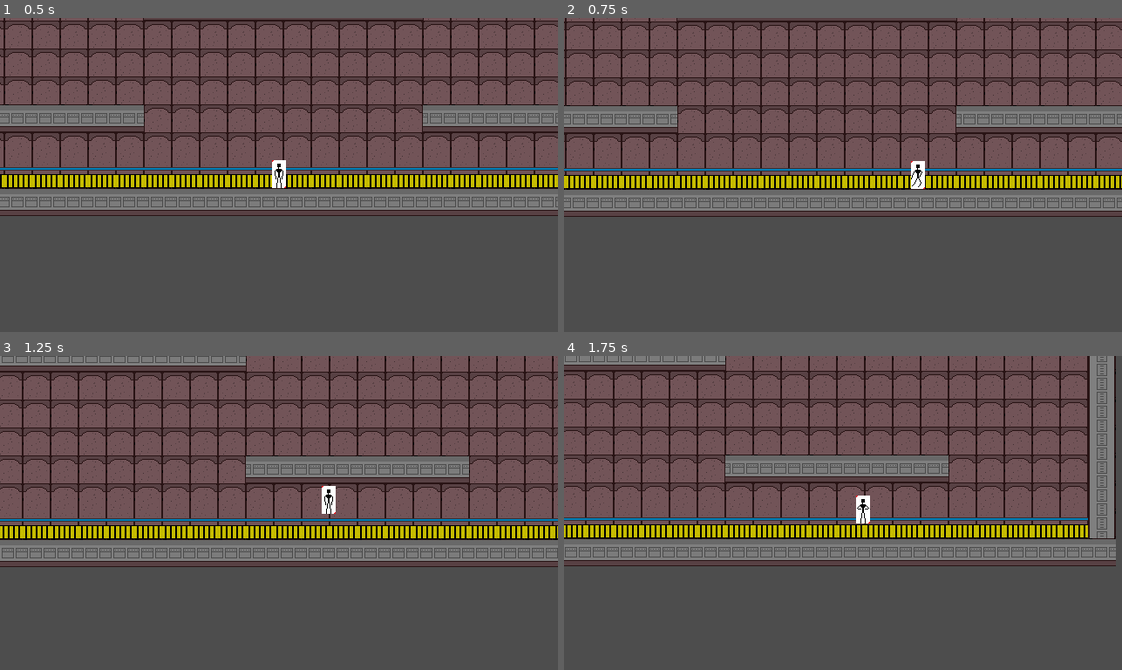
Above: before the commit, frames 1-4 (two rows, left to right).
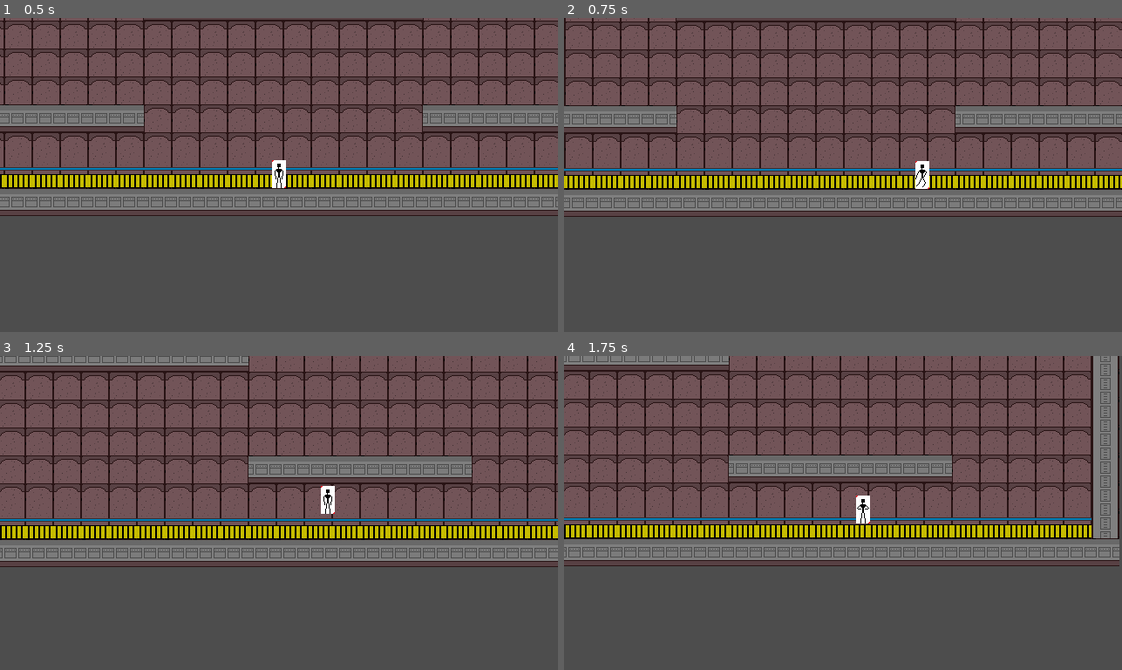
Above: after the commit, the same moments.

Repository: Daxin18/AugmentedUnit
Game: Godot game, scene res://PoC/everything_goes_here/Level.tscn
Two runs of this game, one before a commit and one after it. Both use one fixed random seed, a clock stepped at 60 frames per second and the inputs below. The project has no main scene, so this scene is started directly.
Inputs:
- Up to frame 1 (0.5 s): no input
- Up to frame 2 (0.75 s): hold D (move_right) from 0.53 s (still down); tap Shift (dash) at 0.6 s
- Up to frame 3 (1.25 s): keep holding D (move_right); tap Space (jump) at 0.77, 1.07 s; tap E (interact) at 0.8 s
- Up to frame 4 (1.75 s): keep holding D (move_right); tap E (interact) at 1.35 s; tap Space (jump) at 1.52 s; tap Q (scream) at 1.55 s

Frame 1 is identical in both runs. In frame 2, 7.8% of the frame differs, in the area x 0-100%, y 0-61%; in frame 3, 13%; in frame 4, 14%, in the area x 0-100%, y 0-67%.

Commit message:
Add logs

Diff:
--- a/PoC/everything_goes_here/Level.tscn
+++ b/PoC/everything_goes_here/Level.tscn
@@ -2,7 +2,7 @@
 
 [ext_resource type="Texture2D" uid="uid://cvm3tkwl5b4g4" path="res://PoC/everything_goes_here/test_wall_tiles.png" id="1_jhkw7"]
 [ext_resource type="Script" path="res://PoC/everything_goes_here/random_experiment.gd" id="1_jj3s0"]
-[ext_resource type="PackedScene" uid="uid://b3jcbdf3ri0vt" path="res://PoC/everything_goes_here/Log.tscn" id="3_ffrkd"]
+[ext_resource type="PackedScene" uid="uid://b7ip5pqsecna4" path="res://src/scenes/entities/Log.tscn" id="3_qx6gr"]
 [ext_resource type="PackedScene" uid="uid://bpvk8s82bk4rf" path="res://src/scenes/entities/Player.tscn" id="4_tp41g"]
 
 [sub_resource type="TileSetAtlasSource" id="TileSetAtlasSource_ca041"]
@@ -77,8 +77,12 @@
 layer_1/name = "Texture"
 layer_1/tile_data = PackedInt32Array(1179649, 0, 0, 1179650, 0, 0, 1179651, 0, 0, 1179652, 0, 0, 1179653, 0, 0, 1179654 …(16622 unchanged characters)…
 
-[node name="Log" parent="." instance=ExtResource("3_ffrkd")]
-position = Vector2(943, 129)
+[node name="DOGLOG" parent="." instance=ExtResource("3_qx6gr")]
+position = Vector2(-238, -78)
+
+[node name="Log" parent="." instance=ExtResource("3_qx6gr")]
+position = Vector2(945, 125)
+id = 1
 
 [node name="Player2" parent="." instance=ExtResource("4_tp41g")]
 position = Vector2(540, 597)
--- a/PoC/everything_goes_here/Log.gd
+++ b/PoC/everything_goes_here/Log.gd
@@ -1,5 +1,5 @@
 extends Node2D
-class_name Log
+class_name OBSOLETE_Log
 
 var is_for_deletion: = false
 
--- a/PoC/everything_goes_here/random_experiment.gd
+++ b/PoC/everything_goes_here/random_experiment.gd
@@ -2,5 +2,5 @@
 
 func _ready():
 	# this should be in some global setup
-	# prevents jittering when moving pixel art too fast
+	# prevents jittering that occurs when moving pixel art too fast
 	Engine.max_fps = 60
--- a/project.godot
+++ b/project.godot
@@ -54,6 +54,13 @@
 ]
 }
 
+[layer_names]
+
+2d_physics/layer_1="Player"
+2d_physics/layer_2="Interactable"
+2d_physics/layer_3="Enemies"
+2d_physics/layer_4="Terrain"
+
 [rendering]
 
 textures/canvas_textures/default_texture_filter=0
--- /dev/null
+++ b/src/scenes/entities/Log.tscn
@@ -0,0 +1,17 @@
+[gd_scene load_steps=4 format=3 uid="uid://b7ip5pqsecna4"]
+
+[ext_resource type="Texture2D" uid="uid://c5n1ka4fqe1xp" path="res://src/assets/entities/log/tmp_log.png" id="1_3tkq7"]
+[ext_resource type="Script" path="res://src/scripts/entities/Log/Log.gd" id="1_qnpux"]
+
+[sub_resource type="CircleShape2D" id="CircleShape2D_5h3rg"]
+radius = 8.06226
+
+[node name="Log" type="StaticBody2D"]
+collision_layer = 2
+script = ExtResource("1_qnpux")
+
+[node name="Sprite2D" type="Sprite2D" parent="."]
+texture = ExtResource("1_3tkq7")
+
+[node name="CollisionShape2D" type="CollisionShape2D" parent="."]
+shape = SubResource("CircleShape2D_5h3rg")
--- a/src/scenes/entities/Player.tscn
+++ b/src/scenes/entities/Player.tscn
@@ -1,9 +1,10 @@
-[gd_scene load_steps=21 format=3 uid="uid://bpvk8s82bk4rf"]
+[gd_scene load_steps=23 format=3 uid="uid://bpvk8s82bk4rf"]
 
 [ext_resource type="Script" path="res://src/scripts/entities/Player/Player.gd" id="1_6wu35"]
 [ext_resource type="Script" path="res://src/scripts/common/StateMachine/StateMachine.gd" id="2_nlji6"]
 [ext_resource type="Script" path="res://src/scripts/entities/Player/States/state_idle.gd" id="3_3m83i"]
-[ext_resource type="Script" path="res://src/scripts/entities/Player/PlayerStatesCommonLogic.gd" id="3_hejp5"]
+[ext_resource type="Script" path="res://src/scripts/entities/Player/PlayerCommonStateLogic.gd" id="3_42ijn"]
+[ext_resource type="Script" path="res://src/scripts/entities/Player/PlayerInteractionLogic.gd" id="3_ktivm"]
 [ext_resource type="Script" path="res://src/scripts/entities/Player/States/state_moving.gd" id="4_dj7mp"]
 [ext_resource type="Script" path="res://src/scripts/entities/Player/States/state_jumping.gd" id="5_b4mjp"]
 [ext_resource type="Script" path="res://src/scripts/entities/Player/States/state_falling.gd" id="6_3es6h"]
@@ -141,7 +142,11 @@
 radius = 5.0
 height = 28.0
 
+[sub_resource type="CircleShape2D" id="CircleShape2D_l0mc3"]
+radius = 19.0263
+
 [node name="Player" type="CharacterBody2D"]
+collision_mask = 15
 script = ExtResource("1_6wu35")
 
 [node name="Sprite" type="Sprite2D" parent="."]
@@ -159,12 +164,24 @@
 position = Vector2(0, 2)
 shape = SubResource("CapsuleShape2D_2p2b1")
 
-[node name="Camera2D" type="Camera2D" parent="."]
+[node name="interact_radius" type="Area2D" parent="."]
+collision_layer = 0
+collision_mask = 2
+
+[node name="interact_radius_shape" type="CollisionShape2D" parent="interact_radius"]
+shape = SubResource("CircleShape2D_l0mc3")
+
+[node name="AudioPlayer" type="AudioStreamPlayer2D" parent="."]
+
+[node name="Camera" type="Camera2D" parent="."]
 position_smoothing_enabled = true
 position_smoothing_speed = 4.0
 
-[node name="CommonStateLogicHolder" type="Node" parent="."]
-script = ExtResource("3_hejp5")
+[node name="InteractionLogicHolder" type="Node" parent="."]
+script = ExtResource("3_ktivm")
+
+[node name="StateLogicHolder" type="Node" parent="."]
+script = ExtResource("3_42ijn")
 
 [node name="state_machine" type="Node" parent="." node_paths=PackedStringArray("starting_state")]
 script = ExtResource("2_nlji6")
@@ -224,3 +241,6 @@
 [node name="Dying" type="Node" parent="state_machine"]
 script = ExtResource("9_yhsig")
 animation_name = "player_dying"
+
+[connection signal="body_entered" from="interact_radius" to="InteractionLogicHolder" method="_on_interact_radius_body_entered"]
+[connection signal="body_exited" from="interact_radius" to="InteractionLogicHolder" method="_on_interact_radius_body_exited"]
--- /dev/null
+++ b/src/scripts/common/Entities/Interactable.gd
@@ -0,0 +1,7 @@
+class_name Interactable
+extends Node2D
+# could technically extend StaticBody2D as there are no interactable-moving items planned
+# but if we ever add one I don't want to be the one searching for this common script
+
+func interact(entity: Actor) -> void:
+	pass
--- /dev/null
+++ b/src/scripts/entities/Log/Log.gd
@@ -0,0 +1,9 @@
+class_name Log
+extends Interactable
+
+@export var id: Logs.LogId
+
+func interact(entity: Actor) -> void:
+	if entity is Player:
+		entity.interaction_logic.play_log(id)
+		queue_free() # once the log is collected, we don't need it
--- a/src/scripts/entities/Player/Player.gd
+++ b/src/scripts/entities/Player/Player.gd
@@ -2,12 +2,16 @@
 extends Actor
 
 @onready var animations = $Sprite/AnimationPlayer
+@onready var audio_player = $AudioPlayer
+
 @onready var state_machine = $state_machine
-@onready var logic = $CommonStateLogicHolder
+@onready var state_logic = $StateLogicHolder
+@onready var interaction_logic = $InteractionLogicHolder
 
 func _ready() -> void:
 	state_machine.init(self)
-	logic.init(self)
+	state_logic.init(self)
+	interaction_logic.init(self)
 
 func _unhandled_input(event: InputEvent) -> void:
 	state_machine.process_input(event)
--- a/src/scripts/entities/Player/PlayerStatesCommonLogic.gd
+++ b/src/scripts/entities/Player/PlayerCommonStateLogic.gd
@@ -1,10 +1,10 @@
 #
 # Separate script for logic instroduced so that the main player script
 # stays small and easy to read...
-# this one is not, may want to organize it later
+# this one is not, may want to reorganize it later
 #
 
-class_name PlayerStatesCommonLogic
+class_name PlayerCommonStateLogic
 extends Node
 
 var parent: Player
@@ -68,7 +68,7 @@
 func handle_jump() -> bool:
 	if Input.is_action_just_pressed("jump") and can_jump():
 		remaining_jumps -= 1
-		jump()
+		#jump() #handle this on entering state, not here!
 		return true
 	return false
 
@@ -121,7 +121,7 @@
 func handle_dash() -> bool:
 	if Input.is_action_just_pressed("dash") and can_dash():
 		remaining_dashes -= 1
-		dash()
+		#dash()
 		return true
 	return false
 
@@ -143,7 +143,7 @@
 func handle_scream() -> bool:
 	if Input.is_action_just_pressed("scream") and can_scream():
 		remaining_screams -= 1
-		scream()
+		#scream()
 		return true
 	return false
 
--- /dev/null
+++ b/src/scripts/entities/Player/PlayerInteractionLogic.gd
@@ -0,0 +1,38 @@
+class_name PlayerInteractionLogic
+extends Node
+
+# yes, this implementation assumes the interactables are spread out
+# aka there is no place where 2+ interactables can be in interact_radius at the same time
+var current_interactable: Interactable
+var parent: Player
+
+func init(player: Player) -> void:
+	parent = player
+
+func _process(delta):
+	if Input.is_action_just_pressed("interact") \
+	and current_interactable \
+	and can_interact():
+		current_interactable.interact(parent)
+
+func _on_interact_radius_body_entered(body):
+	if body is Interactable:
+		current_interactable = body
+
+func _on_interact_radius_body_exited(body):
+	if body == current_interactable:
+		current_interactable = null
+
+func can_interact() -> bool:
+	return not parent.audio_player.playing
+
+#===========================
+# 		Log-specific
+#===========================
+
+func play_log(log_id: Logs.LogId) -> void:
+	var log_audio = Logs.get_log_audio(log_id)
+	if log_audio:
+		parent.audio_player.stream = log_audio
+		parent.audio_player.play()
+		Logs.record_log_pickup(log_id)
--- a/src/scripts/entities/Player/States/state_dashing.gd
+++ b/src/scripts/entities/Player/States/state_dashing.gd
@@ -7,15 +7,15 @@
 
 func enter() -> void:
 	parent.animations.play(animation_name)
-	#parent.velocity = Vector2(Constants.dash_strength, 0)
+	parent.state_logic.dash()
 
 func exit() -> void:
-	pass
+	parent.velocity = Vector2.ZERO # this prevents sliding bug
 
 func process_physics(delta: float) -> State:
 	parent.move_and_slide()
-	if parent.logic.handle_scream():
+	if parent.state_logic.handle_scream():
 		return screaming_state
-	if not parent.logic.is_dashing():
+	if not parent.state_logic.is_dashing():
 		return falling_state
 	return null
--- a/src/scripts/entities/Player/States/state_falling.gd
+++ b/src/scripts/entities/Player/States/state_falling.gd
@@ -10,18 +10,18 @@
 
 func enter() -> void:
 	parent.animations.play(animation_name)
-	parent.logic.apply_coyote_timing()
+	parent.state_logic.apply_coyote_timing()
 
 func exit() -> void:
 	pass
 
 func process_input(event: InputEvent) -> State:
-	parent.logic.handle_horizontal_movement()
-	if parent.logic.handle_scream():
+	parent.state_logic.handle_horizontal_movement()
+	if parent.state_logic.handle_scream():
 		return screaming_state
-	if parent.logic.handle_dash():
+	if parent.state_logic.handle_dash():
 		return dashing_state
-	if parent.logic.handle_jump():
+	if parent.state_logic.handle_jump():
 		return jumping_state
 	return null
 
@@ -29,7 +29,7 @@
 	return null
 
 func process_physics(delta: float) -> State:
-	parent.logic.apply_gravity()
+	parent.state_logic.apply_gravity()
 	parent.move_and_slide()
 
 	if parent.is_on_floor():
--- a/src/scripts/entities/Player/States/state_idle.gd
+++ b/src/scripts/entities/Player/States/state_idle.gd
@@ -10,17 +10,17 @@
 
 func enter() -> void:
 	parent.animations.play(animation_name)
-	parent.logic.reset_skills()
+	parent.state_logic.reset_skills()
 
 func exit() -> void:
 	pass
 
 func process_input(event: InputEvent) -> State:
-	if parent.logic.handle_scream():
+	if parent.state_logic.handle_scream():
 		return screaming_state
-	if parent.logic.handle_horizontal_movement():
+	if parent.state_logic.handle_horizontal_movement():
 		return moving_state
-	if parent.logic.handle_jump():
+	if parent.state_logic.handle_jump():
 		return jumping_state
 	parent.velocity.x = 0
 	return null
--- a/src/scripts/entities/Player/States/state_jumping.gd
+++ b/src/scripts/entities/Player/States/state_jumping.gd
@@ -8,18 +8,18 @@
 
 func enter() -> void:
 	parent.animations.play(animation_name)
-	parent.logic.jump()
+	parent.state_logic.jump()
 
 func exit() -> void:
 	pass
 
 func process_input(event: InputEvent) -> State:
-	parent.logic.handle_horizontal_movement()
-	if parent.logic.handle_scream():
+	parent.state_logic.handle_horizontal_movement()
+	if parent.state_logic.handle_scream():
 		return screaming_state
-	if parent.logic.handle_dash():
+	if parent.state_logic.handle_dash():
 		return dashing_state
-	if parent.logic.handle_jump():
+	if parent.state_logic.handle_jump():
 		return self #aka re-enter jumping state
 	return null
 
@@ -28,7 +28,7 @@
 
 func process_physics(delta: float) -> State:
 	parent.move_and_slide()
-	parent.logic.apply_gravity()
+	parent.state_logic.apply_gravity()
 	if parent.velocity.y > 0:
 		return falling_state
 	return null
--- a/src/scripts/entities/Player/States/state_moving.gd
+++ b/src/scripts/entities/Player/States/state_moving.gd
@@ -11,19 +11,19 @@
 func enter() -> void:
 	parent.sprite.flip_h = parent.is_facing_left
 	parent.animations.play(animation_name)
-	parent.logic.reset_skills()
+	parent.state_logic.reset_skills()
 
 func exit() -> void:
 	pass
 
 func process_input(event: InputEvent) -> State:
-	if parent.logic.handle_scream():
+	if parent.state_logic.handle_scream():
 		return screaming_state
-	if parent.logic.handle_dash():
+	if parent.state_logic.handle_dash():
 		return dashing_state
-	if parent.logic.handle_jump():
+	if parent.state_logic.handle_jump():
 		return jumping_state
-	if parent.logic.handle_horizontal_movement():
+	if parent.state_logic.handle_horizontal_movement():
 		return null
 	return idle_state
 
--- a/src/scripts/entities/Player/States/state_screaming.gd
+++ b/src/scripts/entities/Player/States/state_screaming.gd
@@ -6,13 +6,14 @@
 
 func enter() -> void:
 	parent.animations.play(animation_name)
-	parent.logic.skill_reset_on_scream()
+	parent.state_logic.scream()
+	parent.state_logic.skill_reset_on_scream()
 
 func exit() -> void:
 	pass
 
 func process_physics(delta: float) -> State:
 	parent.velocity = Vector2.ZERO
-	if not parent.logic.is_screaming():
+	if not parent.state_logic.is_screaming():
 		return falling_state
 	return null
--- /dev/null
+++ b/src/settings/Logs.gd
@@ -0,0 +1,29 @@
+class_name Logs
+extends Node
+
+enum LogId {
+	dog_log,
+	test_log,
+	Jan_1,
+	Jacek_1
+}
+const dog_audio = preload("res://PoC/everything_goes_here/Dog single bark.wav")
+const test_audio = preload("res://src/assets/entities/log/sounds/test_log.wav")
+# this class will hold data about logs
+# id - name - text - audio_to_play
+# having them all here will make life easier
+#
+# might want to add some way of tracking logs here
+const logs: Dictionary= {
+	LogId.dog_log: ["dog", "DOG", dog_audio],
+	LogId.test_log: ["log_name", "log_text", test_audio],
+	LogId.Jan_1: ["Lorem", "Ipsum", test_audio],
+	LogId.Jacek_1: ["Lorem Ipsum", "TEXT", test_audio]
+}
+
+static func get_log_audio(log_id: LogId) -> AudioStream:
+	return logs.get(log_id)[2] # default to null
+
+# this will be needed later
+static func record_log_pickup(logId: LogId) -> void:
+	pass
--- a/src/settings/constants.gd
+++ b/src/settings/constants.gd
@@ -9,7 +9,7 @@
 
 const coyote_timing: = 0.2
 
-const dash_strength: = 800
+const dash_strength: = 850
 const dash_duration: = 0.15
 
 const skill_spam_cooldown: = 0.2
Binary file added: src/assets/entities/log/tmp_log.png
Renamed: src/scripts/entities/Actor.gd -> src/scripts/common/Entities/Actor.gd
Not shown, changed: docs/Augmented Unit - GDD.md
Not shown, added: src/assets/entities/log/sounds/test_log.wav
